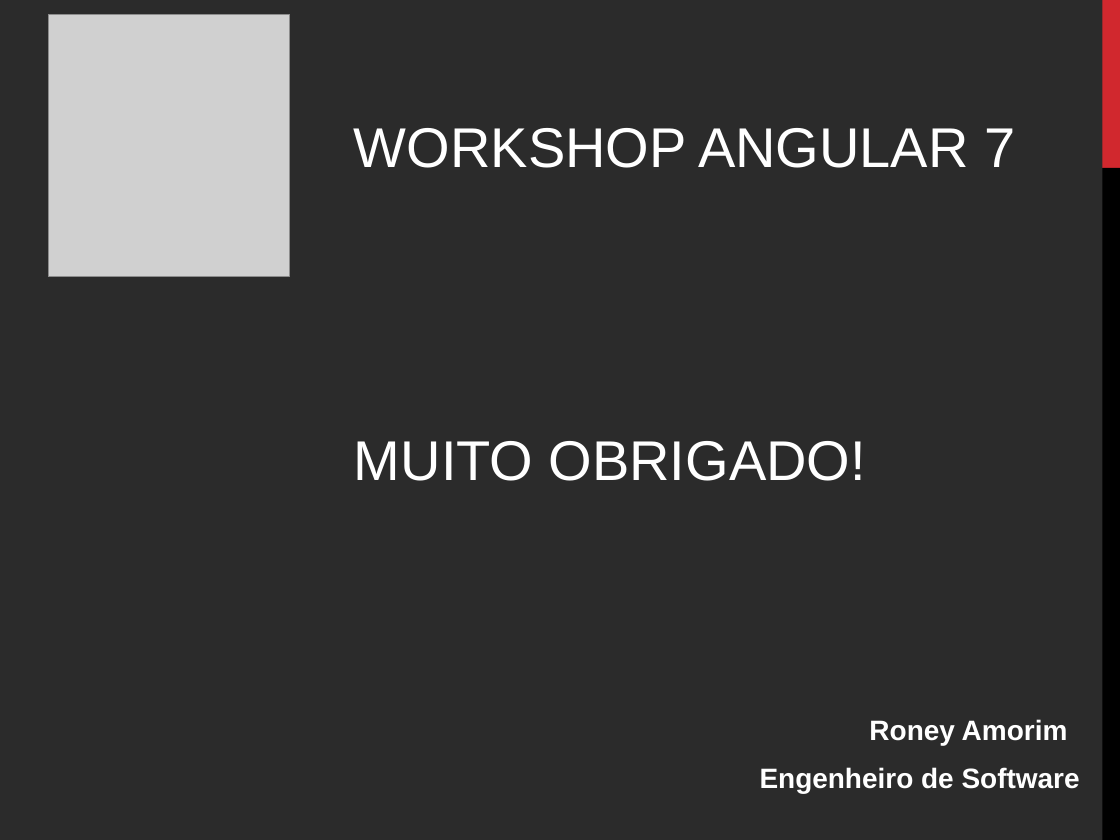
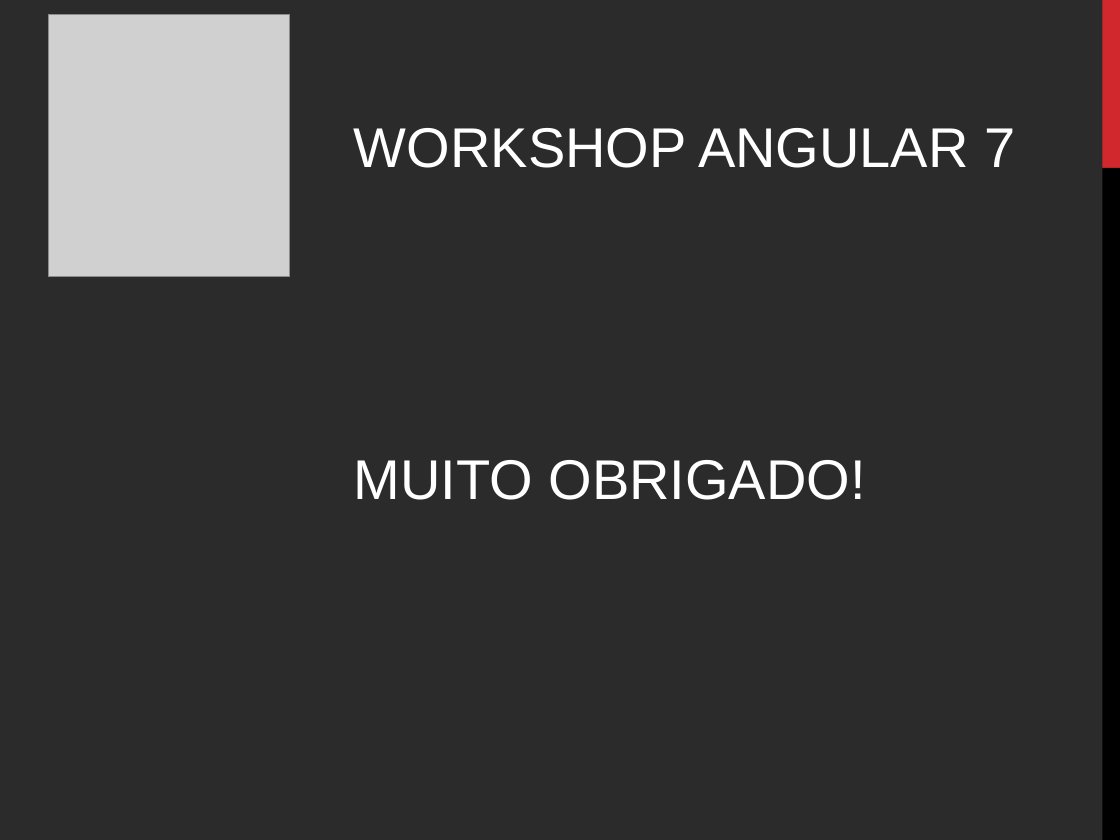
Before and after one commit to roney-amorim/workshop-angular, a slide deck: slide 27 of Módulo 3/Modulo 3.pptx. Drawn at 1120x840 pixels with LibreOffice and Linux fonts; fonts in the diff are those of the drawing; grey boxes stand for pictures; background and template pictures are left out; a plain dark background stands for a picture behind light text. Boxes give left, top, right and bottom in pixels: in the first picture for what was removed or moved away, otherwise in the second. Text is boxed around its words. In the diff, an @@ line names an element or a change of style, - is before the commit and + after.

```diff
--- a/Módulo 3/Modulo 3.pptx
+++ b/Módulo 3/Modulo 3.pptx
@@ text "MUITO OBRIGADO!": place and size @@
-text "MUITO OBRIGADO!" at (354,441,866,481)
+text "MUITO OBRIGADO!" at (354,460,866,500)
@@ text removed at (869,719,1068,745) @@
-Roney Amorim
@@ text removed at (760,767,1080,793) @@
-Engenheiro de Software
```
Also in this commit, not shown: 20 other slides changed, 4 other files.
